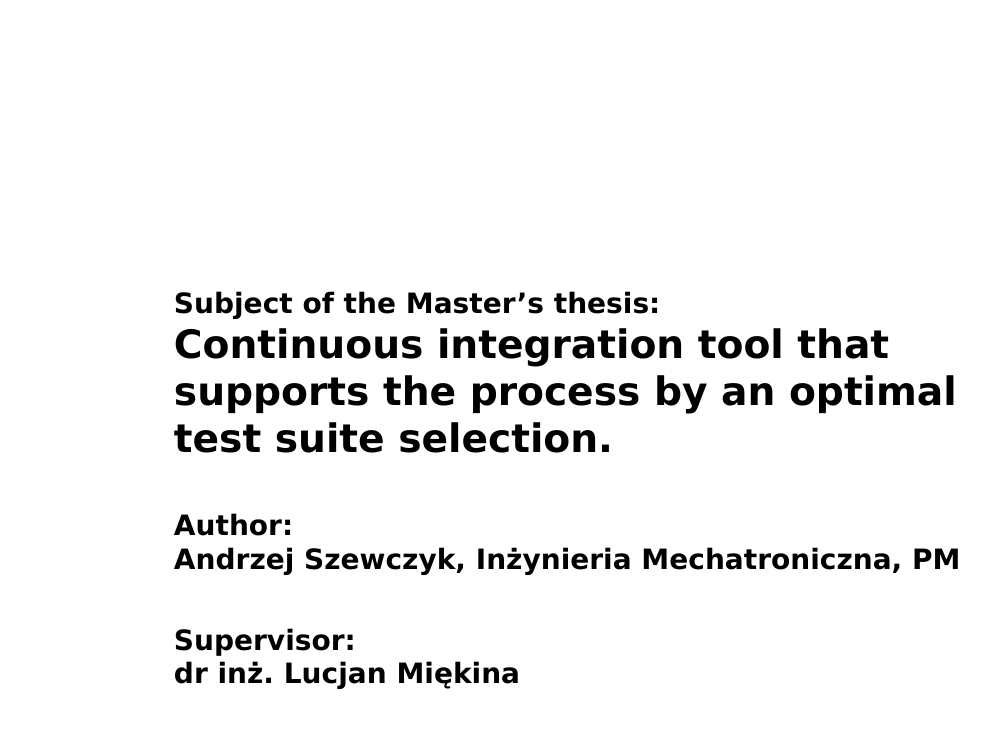
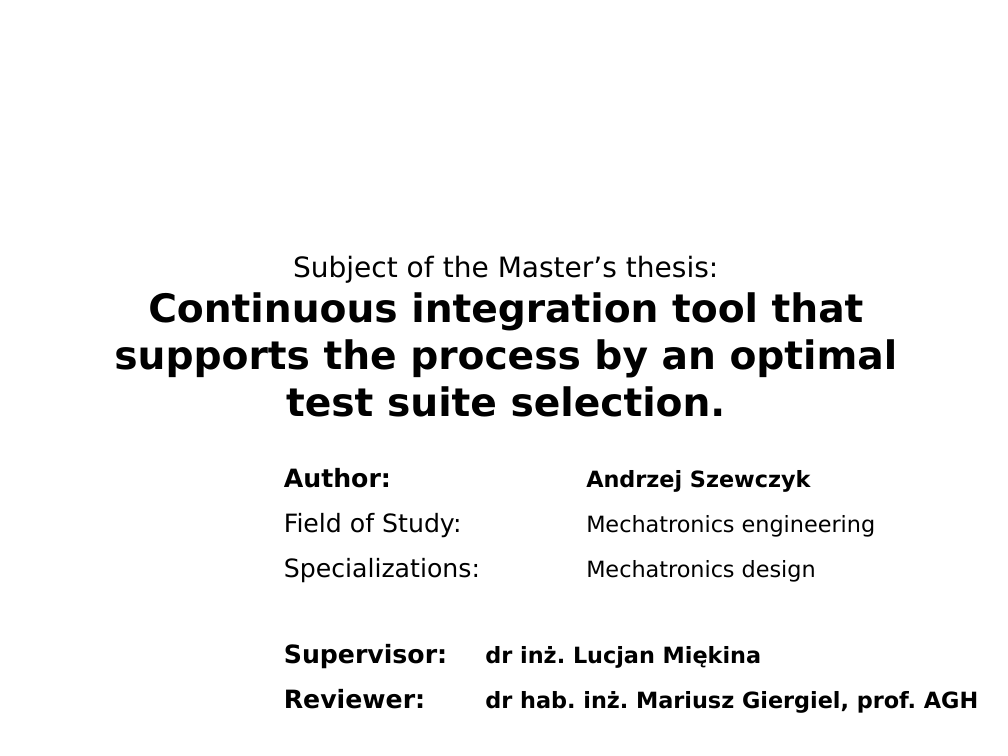
Before and after one commit to AndSze/CI_tool_for_an_optimal_test_suite_selection, a slide deck: slide 1 of Andrzej_Szewczyk_Prezentacja_Seminarium_Dyplomowe.pptx. Drawn at 1008x756 pixels with LibreOffice and Linux fonts; fonts in the diff are those of the drawing; background and template pictures are left out. Boxes give left, top, right and bottom in pixels: in the first picture for what was removed or moved away, otherwise in the second. Text is boxed around its words. In the diff, an @@ line names an element or a change of style, - is before the commit and + after.

Commit message:
Final version of the presentation about the CI tool

```diff
--- a/Andrzej_Szewczyk_Prezentacja_Seminarium_Dyplomowe.pptx
+++ b/Andrzej_Szewczyk_Prezentacja_Seminarium_Dyplomowe.pptx
@@ title at (x1=114, y1=255, x2=898, y2=417): text changed; size 20 to 28 pt @@
-Subject of the Master’s thesis:
-Continuous integration tool that supports the process by an optimal test suite selection.
-Author:
-Andrzej Szewczyk, Inżynieria Mechatroniczna, PM
-Supervisor:
-dr inż. Lucjan Miękina
+Subject of the Master’s thesis:
+Continuous integration tool that supports the process by an optimal test suite selection.
@@ text added at (x1=284, y1=468, x2=978, y2=713), 16 pt, text #000000, bold @@
+Author: Andrzej Szewczyk
+Field of Study: Mechatronics engineering
+Specializations: Mechatronics design
+Supervisor: dr inż. Lucjan Miękina
+Reviewer: dr hab. inż. Mariusz Giergiel, prof. AGH
```
Also in this commit, not shown: 3 other slides changed, 5 slides added, 1 slide removed.
